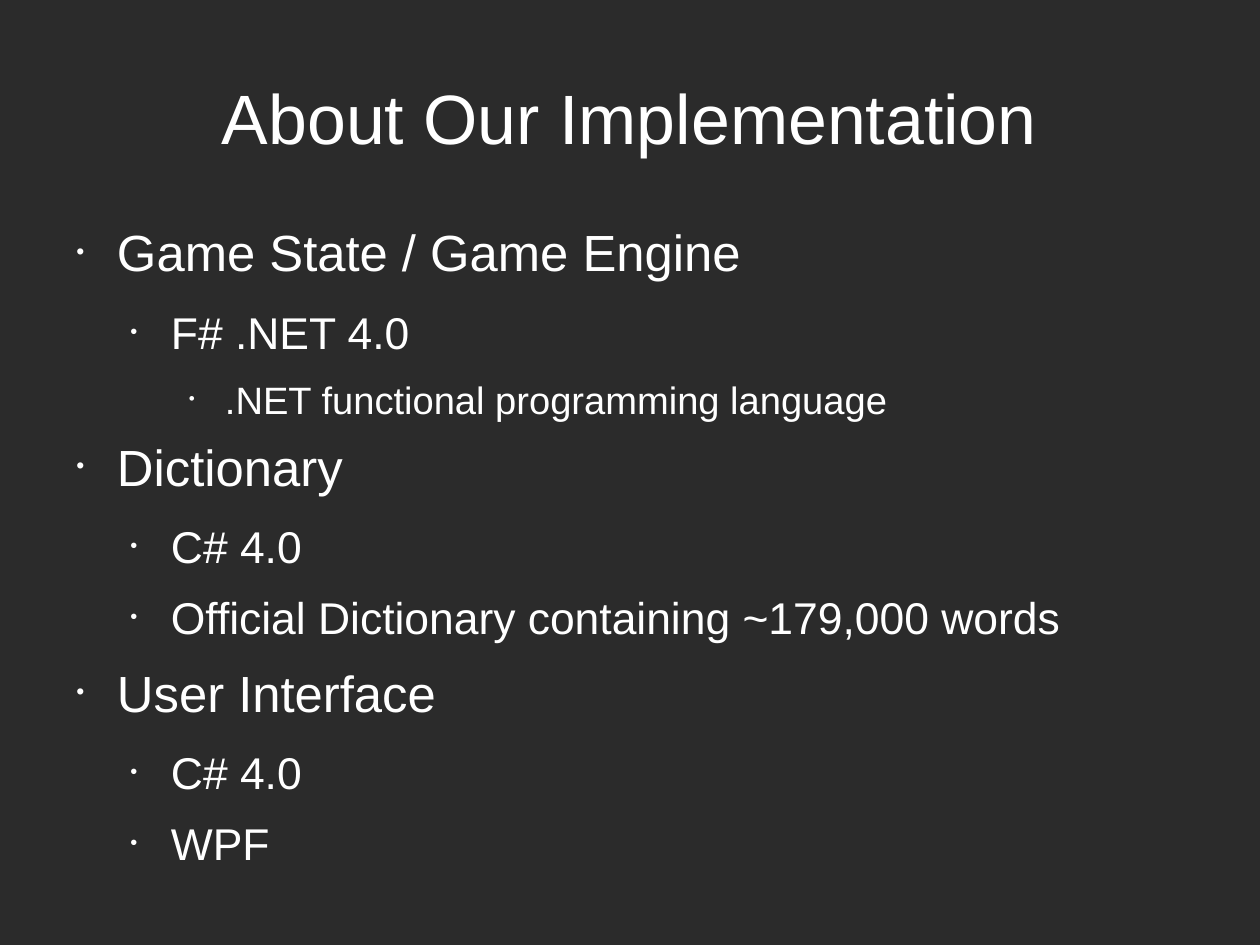
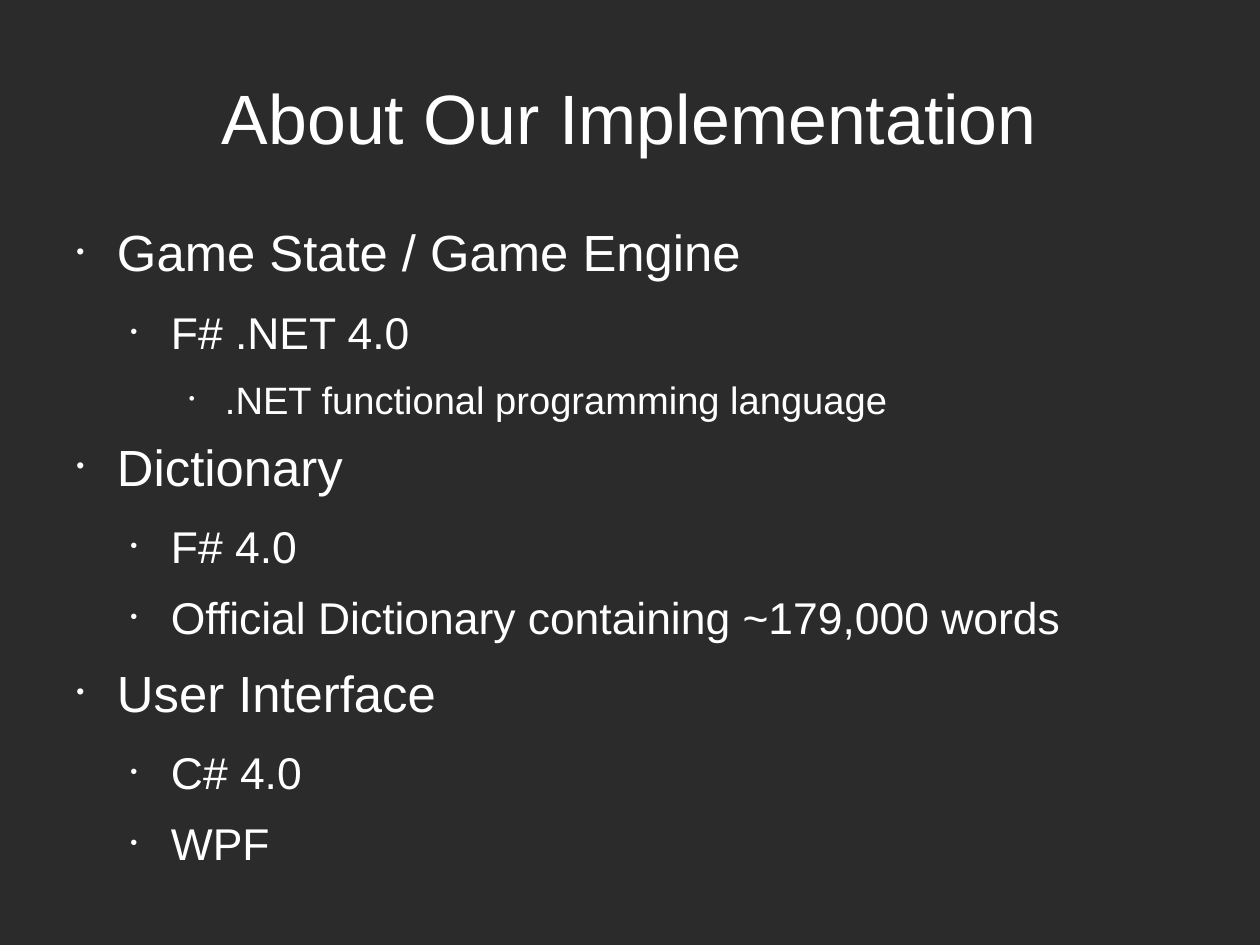
Before and after one commit to vbasarkar/sharpscrabble, a slide deck: slide 3 of docs/SharpScrabble.odp. Drawn at 1260x945 pixels with LibreOffice and Linux fonts; fonts in the diff are those of the drawing; background and template pictures are left out; a plain dark background stands for a picture behind light text. Boxes give left, top, right and bottom in pixels: in the first picture for what was removed or moved away, otherwise in the second. Text is boxed around its words. In the diff, an @@ line names an element or a change of style, - is before the commit and + after.

```diff
--- a/docs/SharpScrabble.odp
+++ b/docs/SharpScrabble.odp
@@ text at (171, 532, 297, 564): text changed @@
-  • C# 4.0
+  • F# 4.0
```
Also in this commit, not shown: 4 other slides changed.
